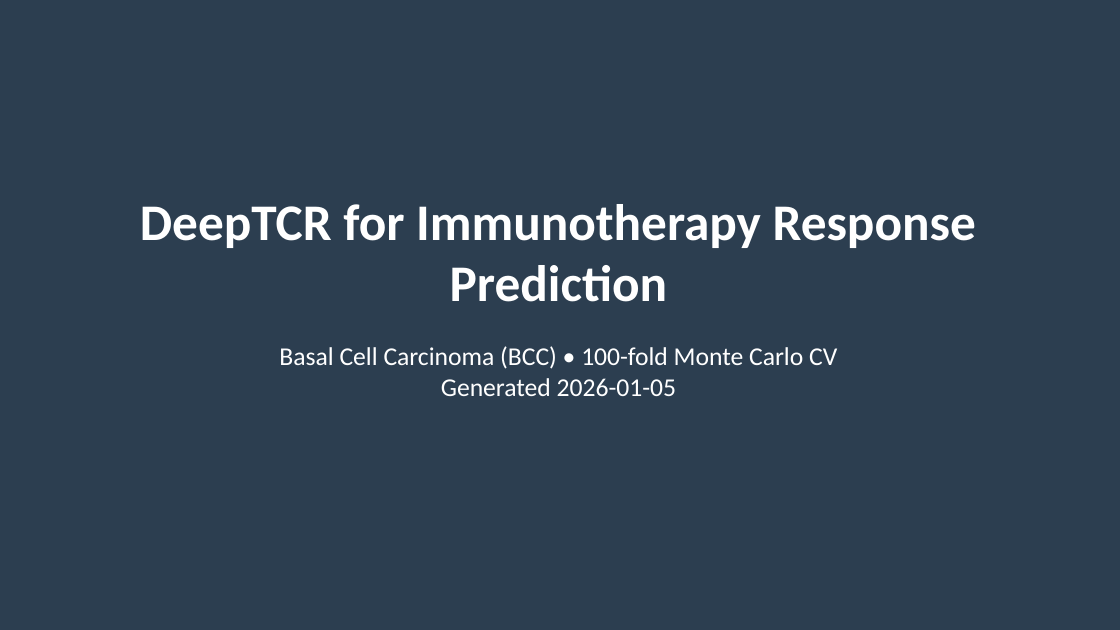
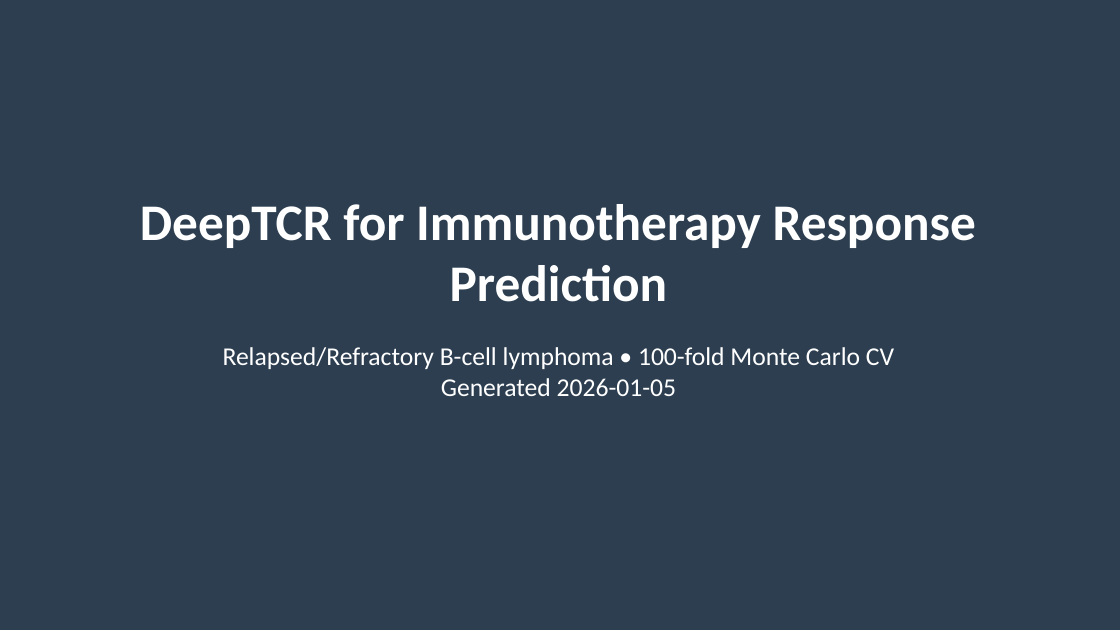
Before and after one commit to MateenahJAHAN/Final_Deliverable_DeepTCRResearch_Mateenah_Jahan_CSIR, a slide deck: slide 1 of results/DeepTCR_Project_Update_Presentation_2026-01-05.pptx. Drawn at 1120x630 pixels with LibreOffice and Linux fonts; fonts in the diff are those of the drawing. Boxes give left, top, right and bottom in pixels: in the first picture for what was removed or moved away, otherwise in the second. Text is boxed around its words. In the diff, an @@ line names an element or a change of style, - is before the commit and + after.

```diff
--- a/results/DeepTCR_Project_Update_Presentation_2026-01-05.pptx
+++ b/results/DeepTCR_Project_Update_Presentation_2026-01-05.pptx
@@ text at (x1=223, y1=347, x2=894, y2=396): text changed @@
-Basal Cell Carcinoma (BCC) • 100-fold Monte Carlo CV
-Generated 2026-01-05
+Relapsed/Refractory B-cell lymphoma • 100-fold Monte Carlo CV
+Generated 2026-01-05
```
Also in this commit, not shown: 2 other files.
